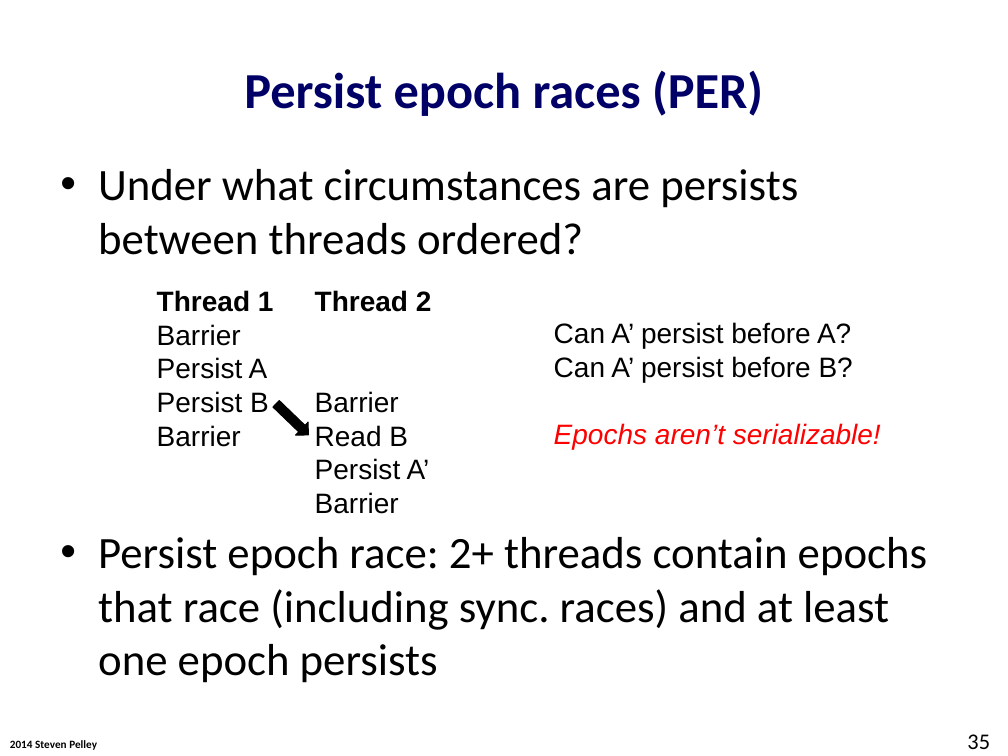
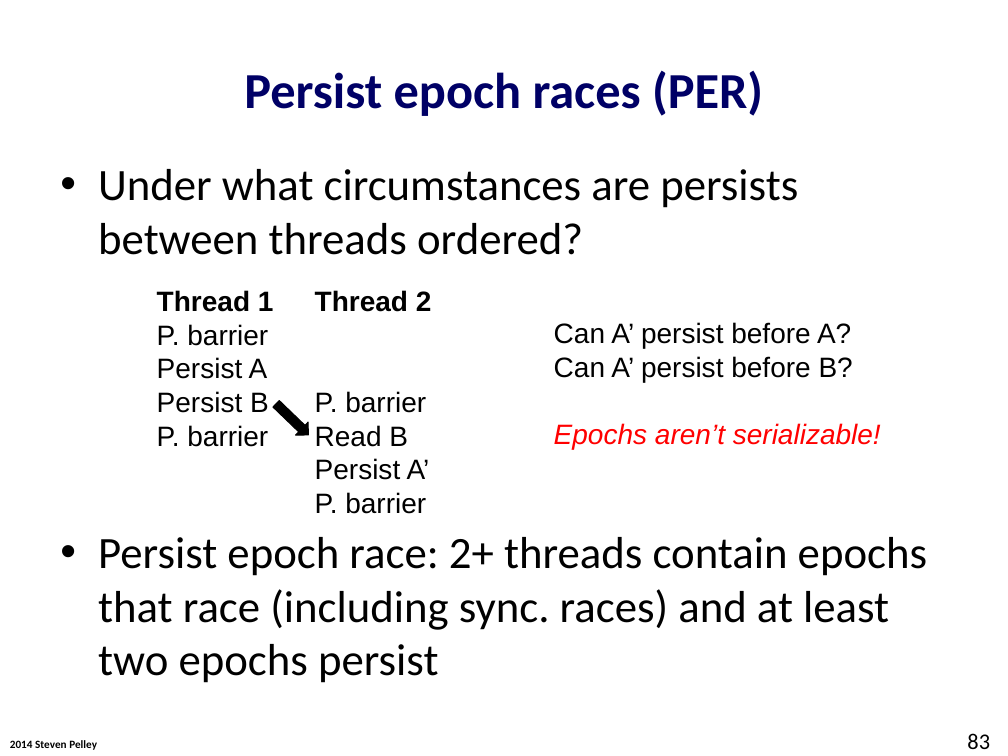
Before and after one commit to Abulila/dissertation, a slide deck: slide 83 of proposal/defense.pptx (slide 35 before the commit). Drawn at 1008x756 pixels with LibreOffice and Linux fonts; fonts in the diff are those of the drawing; background and template pictures are left out. Boxes give left, top, right and bottom in pixels: in the first picture for what was removed or moved away, otherwise in the second. Text is boxed around its words. In the diff, an @@ line names an element or a change of style, - is before the commit and + after.

```diff
--- a/proposal/defense.pptx
+++ b/proposal/defense.pptx
@@ text at (x1=157, y1=324, x2=268, y2=346): text changed @@
-Barrier
+P. barrier
@@ text at (x1=315, y1=391, x2=426, y2=413): text changed @@
-Barrier
+P. barrier
@@ text at (x1=157, y1=425, x2=268, y2=447): text changed @@
-Barrier
+P. barrier
@@ text at (x1=315, y1=492, x2=426, y2=514): text changed @@
-Barrier
+P. barrier
@@ text at (x1=98, y1=537, x2=927, y2=683): text changed @@
-• Persist epoch race: 2+ threads contain epochs that race (including sync. races) and at least one epoch persists
+• Persist epoch race: 2+ threads contain epochs that race (including sync. races) and at least two epochs persist
@@ page number at (x1=967, y1=733, x2=990, y2=749): text changed @@
-35
+83
```
Also in this commit, not shown: 24 other slides changed, 1 slide removed.
